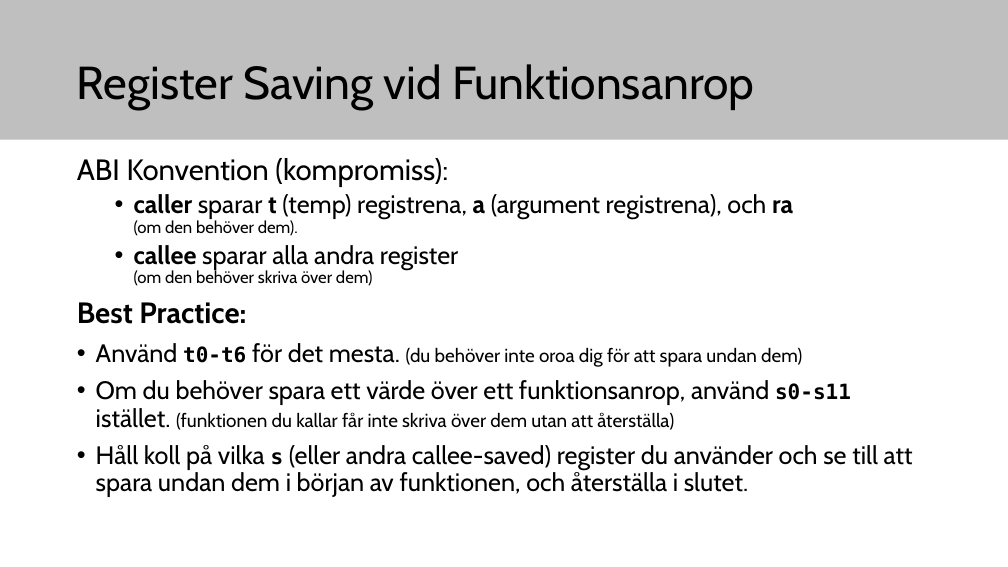
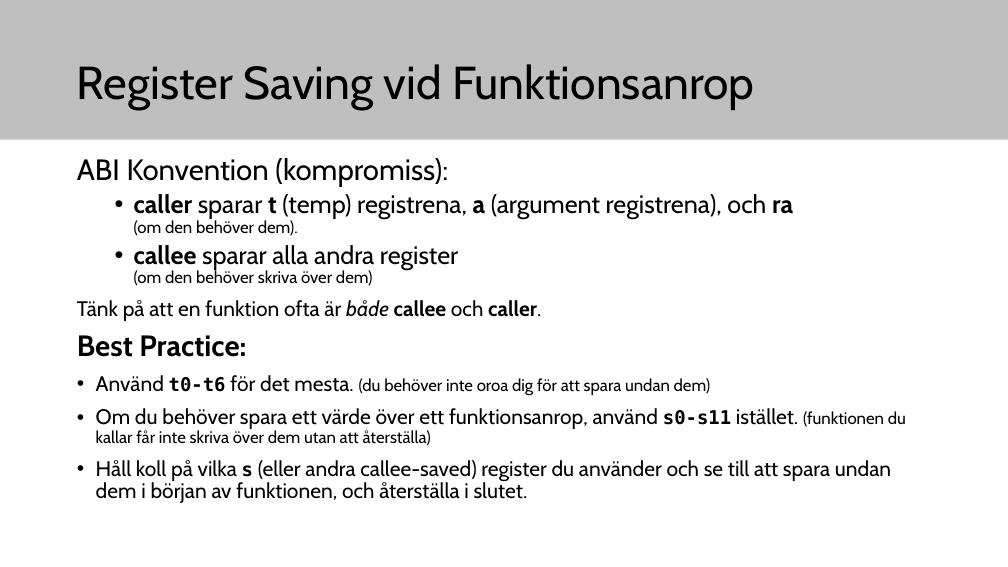
Before and after one commit to elias-at-chalmers/mop-lecture_notes-mirror, a slide deck: slide 13 of slides/lecture03-assembly2.pptx. Drawn at 1008x567 pixels with LibreOffice and Linux fonts; fonts in the diff are those of the drawing. Boxes give left, top, right and bottom in pixels: in the first picture for what was removed or moved away, otherwise in the second. Text is boxed around its words. In the diff, an @@ line names an element or a change of style, - is before the commit and + after.

```diff
--- a/slides/lecture03-assembly2.pptx
+++ b/slides/lecture03-assembly2.pptx
@@ text at [77, 300, 541, 321]: paragraph added @@
+Tänk på att en funktion ofta är både callee och caller.
@@ text at [96, 375, 906, 503]: size 24 to 20 pt in "Använd för det mesta.", "Om du behöver spara ett värde över ...", "Håll koll på vilka (eller andra callee-saved) ..."; size 20 to 18 pt in "t0-t6", "s0-s11", "s"; size 18 to 16 pt in "(du behöver inte oroa dig för att ...", "(funktionen du kallar får inte skriva över ..." @@
```
Also in this commit, not shown: 6 other slides changed, 6 slides added, 4 slides removed, 8 other files.
